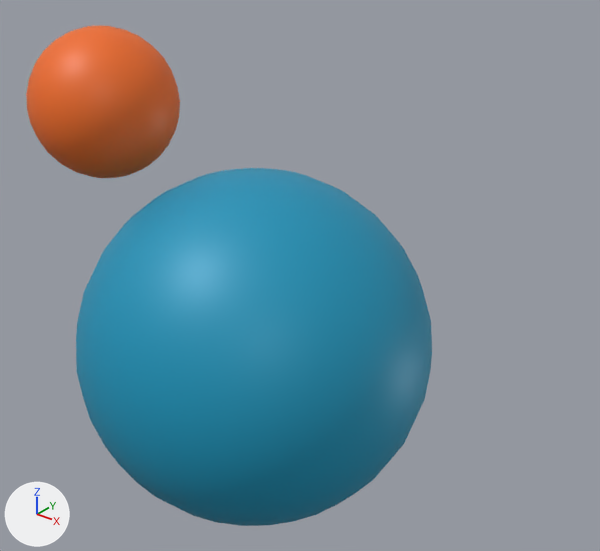
The glTF model vigetpic/3dlogo.gltf, before and after one commit.
Rendered twice from a 50 mm lens placed at (2.76, -3.06, 2.45), pointed at (0.17, 0.18, 0.45). The axes (+X, +Y, +Z) are drawn at lower left. The lights are the same throughout.
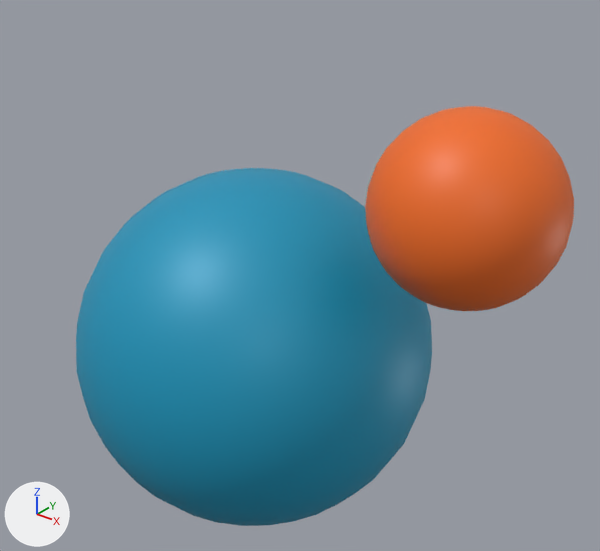
The change, as a diff of the scene's bpy script:
```diff
--- a/vigetpic/3dlogo.gltf.py
+++ b/vigetpic/3dlogo.gltf.py
@@ ob_sphere_001 @@
 ob_sphere_001 = bpy.data.objects.new('Sphere.001', me_sphere_001)
-ob_sphere_001.location = (-1.167, 0.016, 1.228)
+ob_sphere_001.location = (1.228, 0.016, 1.141)
 ob_sphere_001.scale = (-0.439, -0.439, -0.439)
```

Boxes (x1, y1, x2, y2) around the edits, measured in the pictures (600 x 551 px):
'Sphere.001', moved: before (26, 25, 180, 178); after (365, 106, 574, 311)
